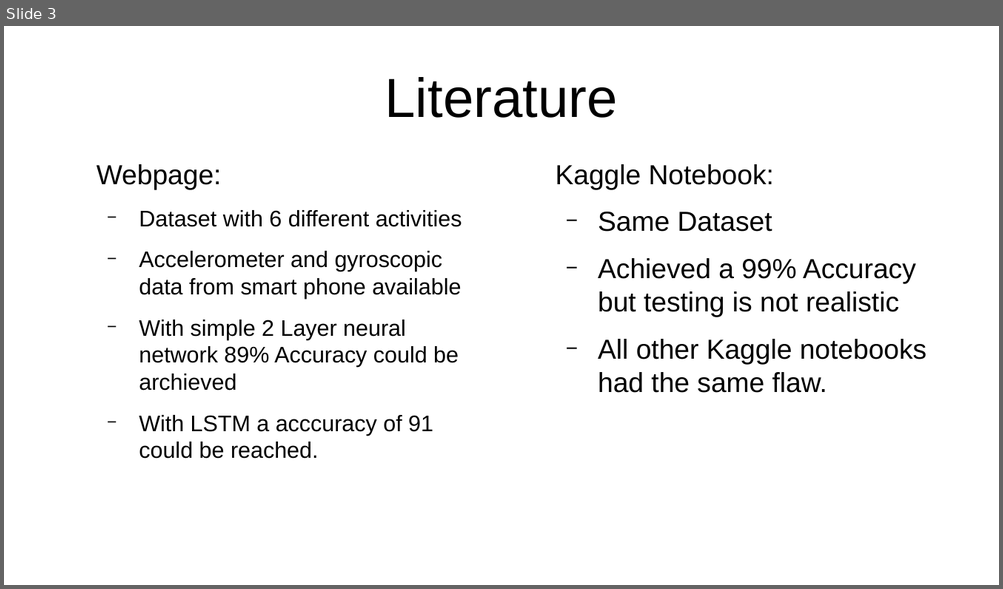
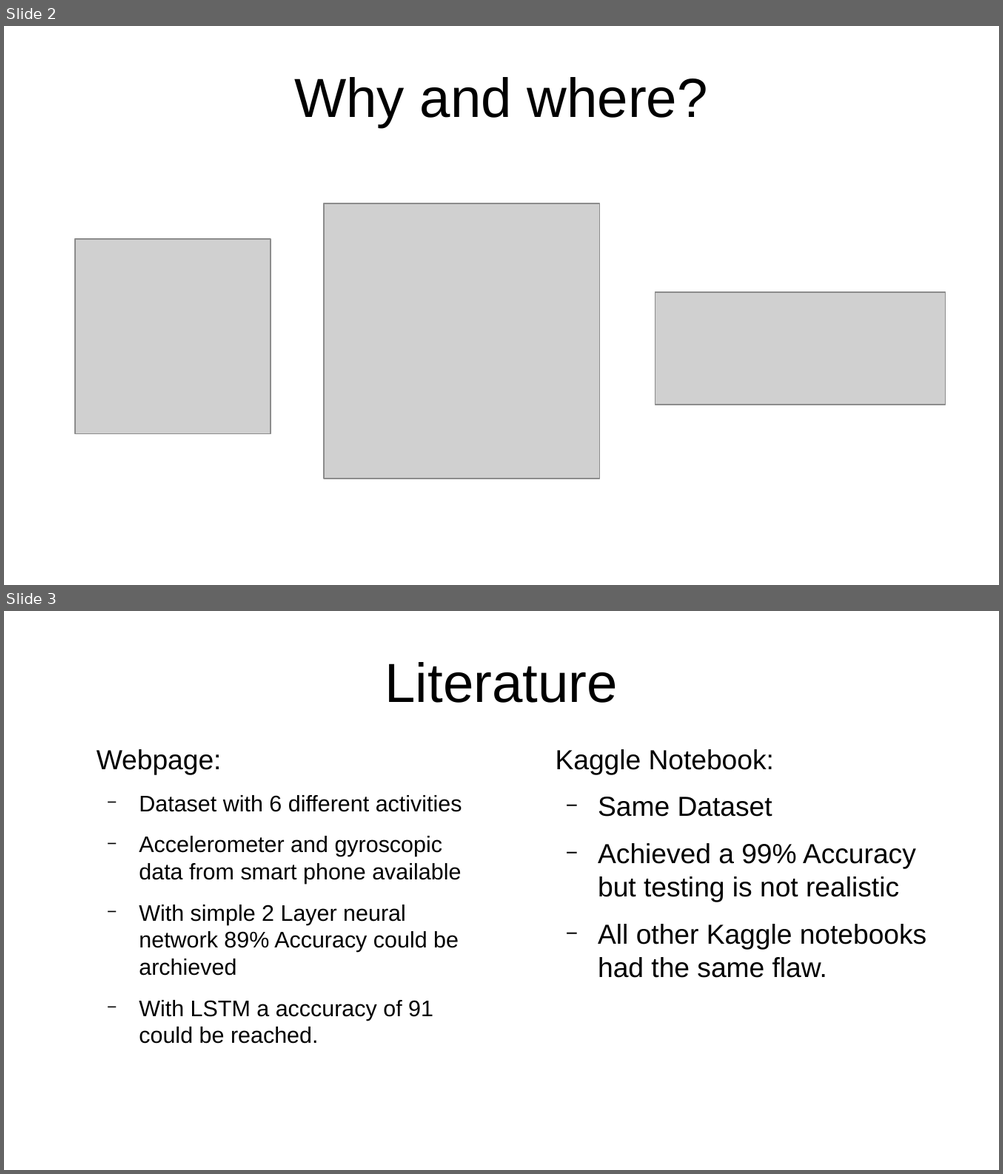
Before and after one commit to Tomson909/PhysicalActivity, a slide deck: 4_Presentation/PresentationProject.odp. Shown one above the other, each under a label of ours: slide 3 before the commit, slides 2 and 3 after it. The pictures are 1003x589 and 1003x1174 pixels, drawn with LibreOffice and Linux fonts; fonts in the diff are those of the drawing; grey boxes stand for pictures. Boxes give left, top, right and bottom in pixels: in the first picture for what was removed or moved away, otherwise in the second. Text is boxed around its words. In the diff, an @@ line names an element or a change of style, - is before the commit and + after.

```diff
--- a/4_Presentation/PresentationProject.odp
+++ b/4_Presentation/PresentationProject.odp
@@ slide 2 added at [4,26,999,585], background #FFFFFF @@
@@ title added at [294,77,708,127], 44 pt, text #000000 @@
+Why and where?
@@ picture added at [324,204,599,479] @@
@@ picture added at [75,239,271,434] @@
@@ picture added at [654,292,945,405] @@
```
Also in this commit, not shown: 2 slides changed, 11 other slides added, 2 slides removed, 5 other files.
